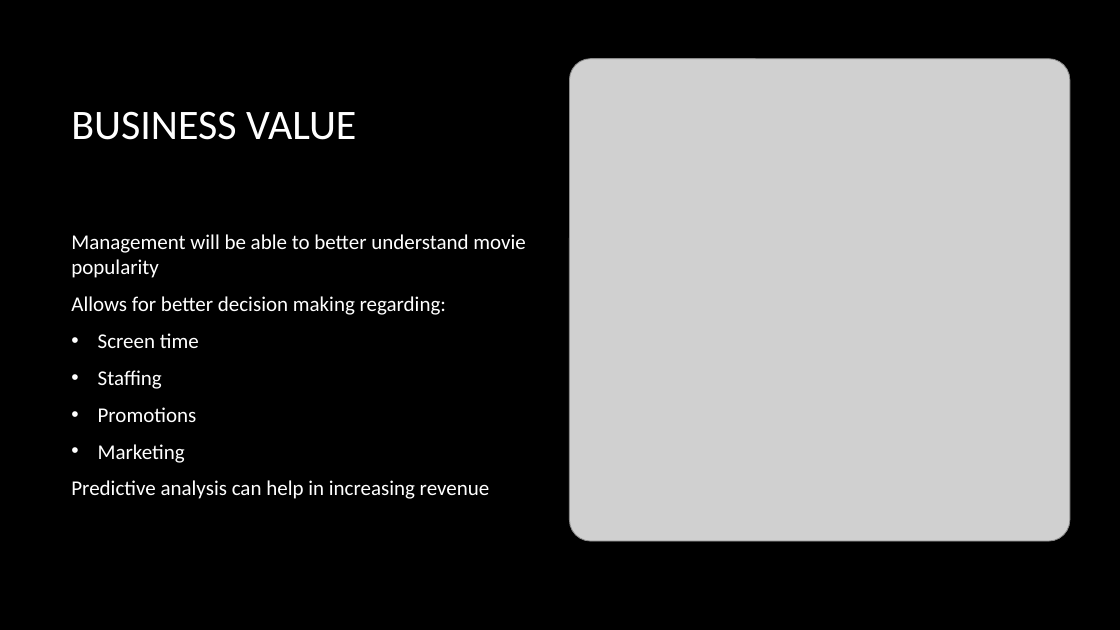
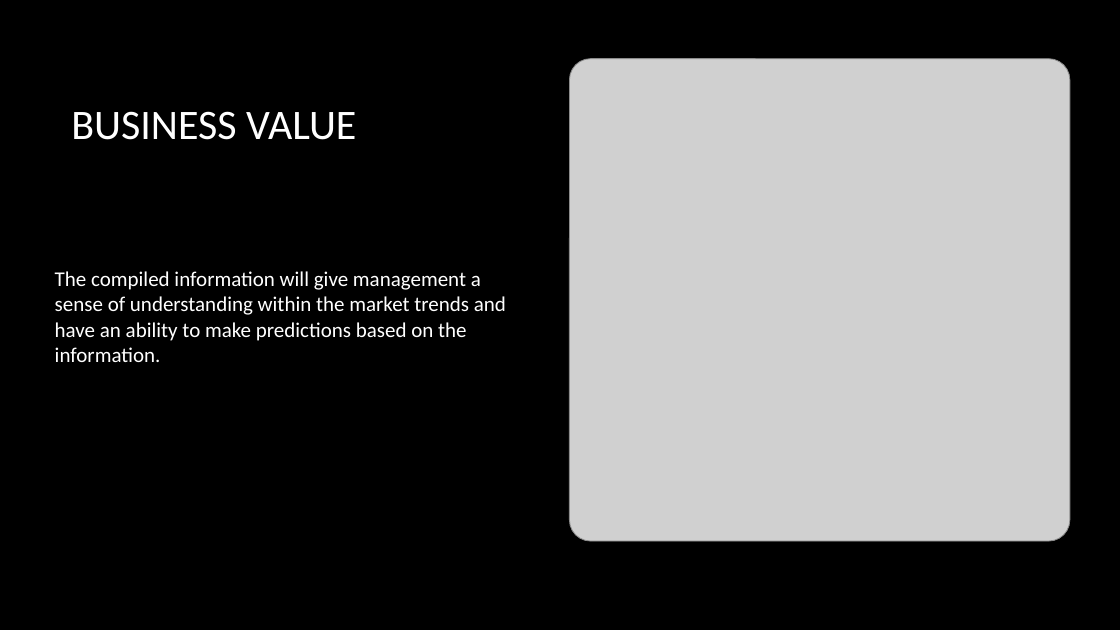
Before and after one commit to sam720/movieProject, a slide deck: slide 9 of Movie Theater ticket sales system.pptx. Drawn at 1120x630 pixels with LibreOffice and Linux fonts; fonts in the diff are those of the drawing; grey boxes stand for pictures; background and template pictures are left out. Boxes give left, top, right and bottom in pixels: in the first picture for what was removed or moved away, otherwise in the second. Text is boxed around its words. In the diff, an @@ line names an element or a change of style, - is before the commit and + after.

```diff
--- a/Movie Theater ticket sales system.pptx
+++ b/Movie Theater ticket sales system.pptx
@@ text at box(55, 271, 506, 362): text changed @@
-Management will be able to better understand movie popularity
-Allows for better decision making regarding:
-• Screen time
-• Staffing
-• Promotions
-• Marketing
-Predictive analysis can help in increasing revenue
+The compiled information will give management a sense of understanding within the market trends and have an ability to make predictions based on the information.
```
Also in this commit, not shown: 2 other slides changed.
